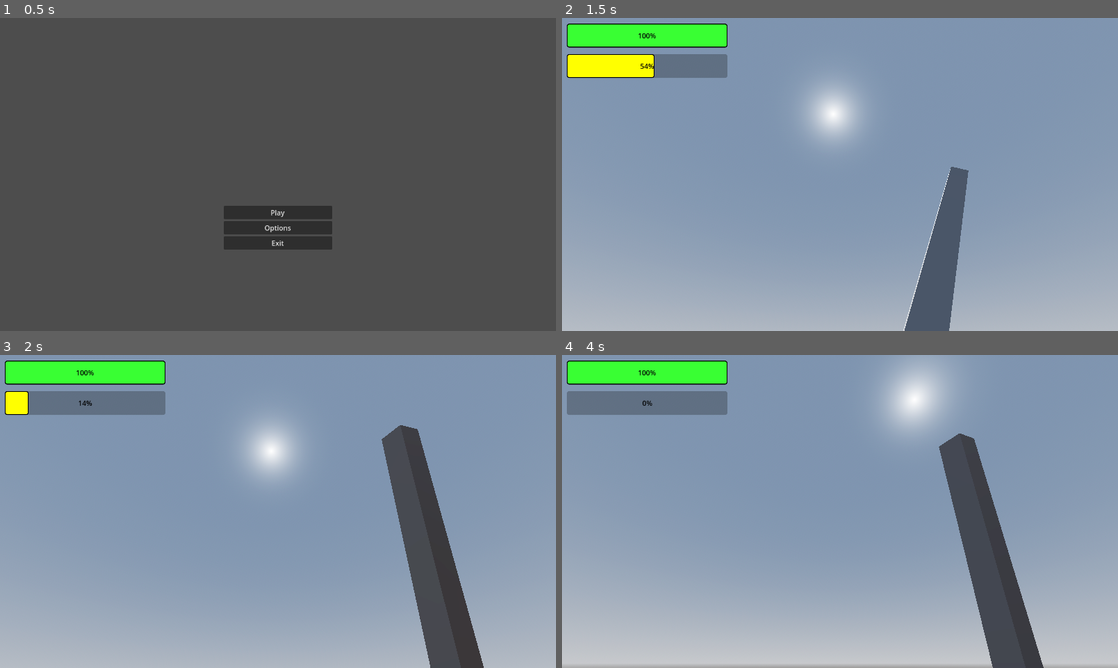
Above: before the commit, frames 1-4 (two rows, left to right).
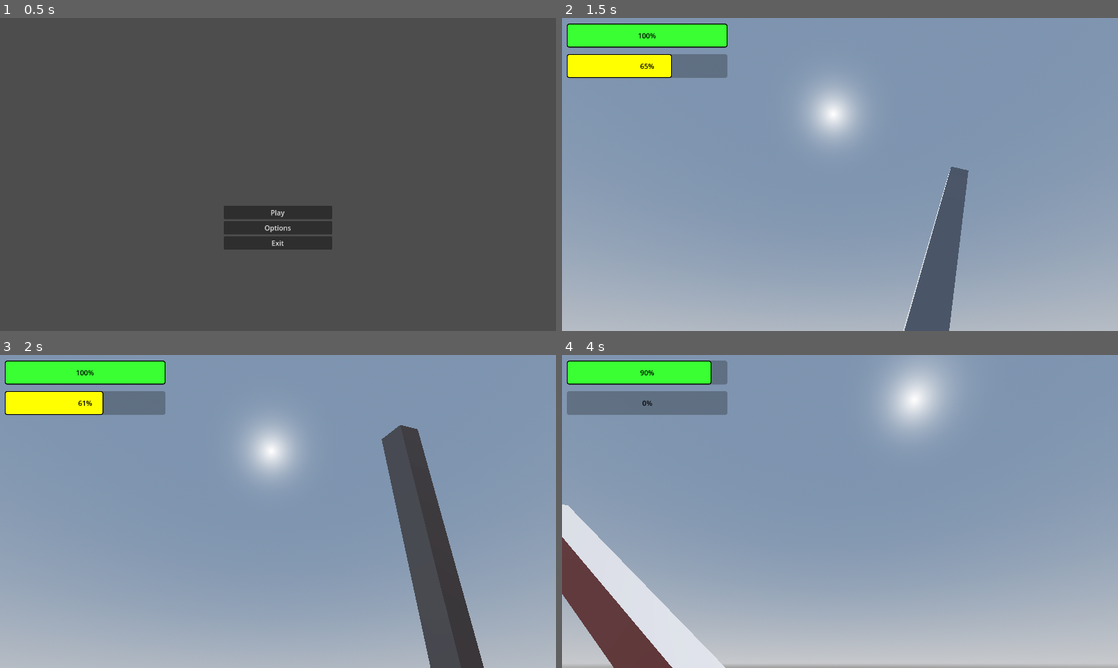
Above: after the commit, the same moments.

Repository: BlackOwlHU/ProjectParry
Game: Godot game, scene res://scenes/menu.tscn
Two runs of this game, one before a commit and one after it. Both use one fixed random seed, a clock stepped at 60 frames per second and the inputs below.
Inputs (mouse positions are in pixels of both pictures, inside the frame that each line leads up to):
- Up to frame 1 (0.5 s): no input
- Up to frame 2 (1.5 s): click "Play" at 0.5 s; tap Enter (ui_accept) at 1.25 s; move the mouse to (867, 174) at 1.27 s; hold W (Forward) from 1.28 s (still down); hold Shift (Sprint) from 1.28 s (still down); click (867, 174) at 1.35 s
- Up to frame 3 (2 s): keep holding W (Forward); keep holding Shift (Sprint); tap Enter (ui_accept) at 1.52, 1.82 s
- Up to frame 4 (4 s): keep holding W (Forward); move the mouse to (812, 511) at 2.02 s; release Shift (Sprint) at 2.03 s; tap Shift (Sprint) at 2.1, 3.8 s; tap Enter (ui_accept) at 2.27, 2.3, 2.57, 2.85, 3.77 s; move the mouse to (851, 505) at 2.77 s; click (851, 505) at 3.05 s; move the mouse to (834, 517) at 3.52 s; click (834, 517) at 3.6 s

Frame 1 is identical in both runs. In frame 2, 0.3% of the frame differs, in the area x 14-20%, y 11-20%; in frame 3, 1.0%; in frame 4, 13%, in the area x 0-87%, y 1-100%.

Commit message:
a0.12
Fixed infinite stamina issue, enemy attack now do damage and when player die it restarting the current scene.

Diff:
--- a/characters/basic_sword_enemy.tscn
+++ b/characters/basic_sword_enemy.tscn
@@ -1,11 +1,11 @@
-[gd_scene load_steps=13 format=3 uid="uid://dft7wol7r165i"]
+[gd_scene load_steps=15 format=3 uid="uid://dft7wol7r165i"]
 
 [ext_resource type="Script" path="res://scripts/basic_sword_enemy.gd" id="1_s758i"]
 
 [sub_resource type="CapsuleShape3D" id="CapsuleShape3D_ulxrb"]
 
 [sub_resource type="BoxShape3D" id="BoxShape3D_cgwlm"]
-size = Vector3(1.6275, 1.84375, 2.89502)
+size = Vector3(1.80338, 1.84375, 2.33765)
 
 [sub_resource type="StandardMaterial3D" id="StandardMaterial3D_f2d5s"]
 albedo_color = Color(1, 0.151344, 0.108333, 1)
@@ -85,7 +85,41 @@
 "simple attack": SubResource("Animation_iktv8")
 }
 
+[sub_resource type="Animation" id="Animation_l0lfs"]
+length = 2.0
+loop_mode = 1
+tracks/0/type = "value"
+tracks/0/imported = false
+tracks/0/enabled = true
+tracks/0/path = NodePath("Right_Arm/Sword:position")
+tracks/0/interp = 1
+tracks/0/loop_wrap = true
+tracks/0/keys = {
+"times": PackedFloat32Array(0, 0.5, 1, 1.5, 2),
+"transitions": PackedFloat32Array(1, 1, 1, 1, 1),
+"update": 0,
+"values": [Vector3(0.597335, 1.01587, -0.424653), Vector3(0.597335, 1.01587, -0.45719), Vector3(0.597335, 1.01587, -0.404258), Vector3(0.597335, 1.04914, -0.414456), Vector3(0.597335, 1.01587, -0.424653)]
+}
+tracks/1/type = "value"
+tracks/1/imported = false
+tracks/1/enabled = true
+tracks/1/path = NodePath("Right_Arm/Sword:rotation")
+tracks/1/interp = 1
+tracks/1/loop_wrap = true
+tracks/1/keys = {
+"times": PackedFloat32Array(0, 0.5, 1, 1.5, 2),
+"transitions": PackedFloat32Array(1, 1, 1, 1, 1),
+"update": 0,
+"values": [Vector3(0, 0, 0), Vector3(-0.108874, 0, 0), Vector3(-0.0149342, 0, 0), Vector3(-0.0888344, 0, 0), Vector3(0, 0, 0)]
+}
+
 [sub_resource type="AnimationLibrary" id="AnimationLibrary_7mteq"]
+_data = {
+"idle": SubResource("Animation_l0lfs")
+}
+
+[sub_resource type="AnimationNodeStateMachine" id="AnimationNodeStateMachine_oxujm"]
+states/Start/position = Vector2(565, 100)
 
 [node name="Basic_Sword_Enemy" type="CharacterBody3D" groups=["enemy"]]
 transform = Transform3D(1, 0, 0, 0, 1, 0, 0, 0, 1, 0, 1, 0)
@@ -100,7 +134,7 @@
 [node name="AttackRange" type="Area3D" parent="."]
 
 [node name="CollisionShape3D" type="CollisionShape3D" parent="AttackRange"]
-transform = Transform3D(1, 0, 0, 0, 1, 0, 0, 0, 1, 0.0271912, 0.421875, -0.94751)
+transform = Transform3D(1, 0, 0, 0, 1, 0, 0, 0, 1, 0.0829816, 0.421875, -0.668823)
 shape = SubResource("BoxShape3D_cgwlm")
 
 [node name="Area3D" type="Area3D" parent="."]
@@ -117,9 +151,10 @@
 transform = Transform3D(1, 0, 0, 0, 1, 0, 0, 0, 1, 0.597335, 1.01587, -0.424653)
 mesh = SubResource("BoxMesh_aafqo")
 
-[node name="Area3D" type="Area3D" parent="Right_Arm/Sword"]
+[node name="SwordArea" type="Area3D" parent="Right_Arm/Sword"]
+monitorable = false
 
-[node name="SwordCollison" type="CollisionShape3D" parent="Right_Arm/Sword/Area3D"]
+[node name="SwordCollison" type="CollisionShape3D" parent="Right_Arm/Sword/SwordArea"]
 transform = Transform3D(1.1, 0, 0, 0, 1.1, 0, 0, 0, 1.1, 0, 0, 0)
 shape = SubResource("ConvexPolygonShape3D_8ugw7")
 
@@ -136,8 +171,19 @@
 "Enemy Movements": SubResource("AnimationLibrary_7mteq")
 }
 
+[node name="AnimationTree" type="AnimationTree" parent="."]
+tree_root = SubResource("AnimationNodeStateMachine_oxujm")
+
+[node name="BetweenAttacks" type="Timer" parent="."]
+process_callback = 0
+wait_time = 2.0
+autostart = true
+
 [connection signal="body_entered" from="AttackRange" to="." method="_on_attack_range_body_entered"]
 [connection signal="body_exited" from="AttackRange" to="." method="_on_attack_range_body_exited"]
 [connection signal="area_entered" from="Area3D" to="." method="_on_area_3d_area_entered"]
+[connection signal="area_entered" from="Right_Arm/Sword/SwordArea" to="." method="_on_sword_area_area_entered"]
 [connection signal="target_reached" from="NavigationAgent3D" to="." method="_on_navigation_agent_3d_target_reached"]
 [connection signal="timeout" from="Timer" to="." method="_on_timer_timeout"]
+[connection signal="animation_finished" from="AnimationPlayer" to="." method="_on_animation_player_animation_finished"]
+[connection signal="timeout" from="BetweenAttacks" to="." method="_on_between_attacks_timeout"]
--- a/characters/player.gd
+++ b/characters/player.gd
@@ -4,9 +4,10 @@
 @export var SPEED = 5.0
 @export var player_health = 100
 @export var player_stamina = 100
-var ready_to_run = true
+var ready_to_run : bool = true
 @export var stamina_max = 100
 var stamina_current = player_stamina
+var got_hit : bool = false
 @export var JUMP_VELOCITY = 6
 @export var MOUSE_SENSITIVITY : float = 0.5
 @export var TILT_LOWER_LIMIT := deg_to_rad(-90.0)
@@ -28,12 +29,6 @@
 var _camera_rotation : Vector3
 
 func _input(event):
-	if Input.is_action_pressed("Sprint"):
-		SPEED = 10
-
-	if Input.is_action_just_released("Sprint"):
-		SPEED = 5.0
-
 	if event.is_action_pressed("Exit"):
 		get_tree().quit()
 
@@ -83,19 +78,23 @@
 	anim_player.play("idle")
 
 func _physics_process(delta: float) -> void:
+	if player_health <= 0:
+		get_tree().reload_current_scene()
 	hud.health_update(player_health)
 	hud.stamina_update(stamina_current)
 
-	if Input.is_action_pressed("Sprint") and stamina_current > 0 and ready_to_run:
+	if Input.is_action_pressed("Sprint") and stamina_current > 0 and ready_to_run and is_on_floor():
 		stamina_current -= 1
 		timer.start()
 		SPEED = 10
-	elif !Input.is_action_pressed("Sprint") and stamina_current < player_stamina and  timer.is_stopped():
-		stamina_current += 1
+	elif !Input.is_action_pressed("Sprint") and !Input.is_action_just_pressed("ui_accept") and !Input.is_action_just_pressed("Attack") and stamina_current < player_stamina and  timer.is_stopped():
+		stamina_current += 0.75
 		if stamina_current > player_stamina:
 			stamina_current = player_stamina
 		if stamina_current == player_stamina:
 			ready_to_run = true
+	elif stamina_current > 0:
+		ready_to_run = true
 	elif stamina_current <= 0:
 		ready_to_run = false
 	if Input.is_action_just_released("Sprint") or stamina_current <= 0:
@@ -108,7 +107,7 @@
 	_update_camera(delta)
 
 	# Handle jump.
-	if Input.is_action_just_pressed("ui_accept") and is_on_floor() and stamina_current >= 10:
+	if Input.is_action_just_pressed("ui_accept") and is_on_floor() and stamina_current >= 10 and !Input.is_action_just_pressed("Sprint"):
 		stamina_current -= 10
 		timer.start()
 		velocity.y = JUMP_VELOCITY
@@ -135,3 +134,6 @@
 		anim_player.play("idle")
 		weapon_hitbox.monitoring = false
 		hitbox_collision.disabled = true
+
+func get_damage(damage):
+	player_health -= damage
--- a/characters/player.tscn
+++ b/characters/player.tscn
@@ -11,6 +11,10 @@
 
 [sub_resource type="CapsuleMesh" id="CapsuleMesh_kx678"]
 material = SubResource("StandardMaterial3D_th864")
+
+[sub_resource type="CapsuleShape3D" id="CapsuleShape3D_k5igd"]
+radius = 0.4
+height = 1.8
 
 [sub_resource type="BoxMesh" id="BoxMesh_0ntqj"]
 size = Vector3(1, 1.3, 1)
@@ -186,6 +190,12 @@
 mesh = SubResource("CapsuleMesh_kx678")
 skeleton = NodePath("../..")
 
+[node name="PlayerHitbox" type="Area3D" parent="."]
+
+[node name="CollisionShape3D" type="CollisionShape3D" parent="PlayerHitbox"]
+transform = Transform3D(1, 0, 0, 0, 1, 0, 0, 0, 1, 0, 1.08649, 0)
+shape = SubResource("CapsuleShape3D_k5igd")
+
 [node name="CameraController" type="Node3D" parent="."]
 transform = Transform3D(1, 0, 0, 0, 1, 0, 0, 0, 1, 0, 1.5, 0)
 
--- a/project.godot
+++ b/project.godot
@@ -38,6 +38,7 @@
 
 Player=""
 hud=""
+enemy=""
 
 [input]
 
@@ -87,6 +88,10 @@
 ]
 }
 
+[physics]
+
+3d/run_on_separate_thread=true
+
 [rendering]
 
 anti_aliasing/quality/msaa_3d=1
--- a/scripts/basic_sword_enemy.gd
+++ b/scripts/basic_sword_enemy.gd
@@ -9,17 +9,19 @@
 @onready var pos = $Position
 @onready var BodyCollison = $BodyCollison
 @onready var DamageRegister = $Area3D/DamageRegister
-@onready var SwordCollison = $Right_Arm/Sword/Area3D/SwordCollison
+@onready var SwordCollison = $Right_Arm/Sword/SwordArea/SwordCollison
 @onready var EnemyBody = $EnemyBody
 @onready var Sword = $Right_Arm/Sword
 @onready var Hitbox = $Area3D
 @onready var anim_player = $AnimationPlayer
 @onready var AttackRange = $AttackRange
+@onready var BetweenAttacks = $BetweenAttacks
 
-var enemy_health = 100
+var is_enemy_in_range : bool = false
+@export var enemy_health = 100
 
 func _ready():
-	anim_player.play("RESET")
+	anim_player.play("Enemy Movements/idle")
 	#nav_agent.path_changed.connect(func():print("path changed"))
 	#call_deferred("actor_setup")
 #
@@ -76,9 +78,25 @@
 
 
 func _on_attack_range_body_entered(body: Node3D) -> void:
-	if body.is_in_group('Player'):
+	if body.is_in_group("Player"):
+		is_enemy_in_range = true
+
+func _on_attack_range_body_exited(body: Node3D) -> void:
+	if body.is_in_group("Player"):
+		is_enemy_in_range = false
+
+func _on_between_attacks_timeout() -> void:
+	$Right_Arm/Sword/SwordArea.set_deferred("monitorable", true)
+	SwordCollison.set_deferred("disabled", false)
+	if is_enemy_in_range:
 		anim_player.play("Enemy Attacks/simple attack")
 
-func _on_attack_range_body_exited(body: Node3D) -> void:
-		if body.is_in_group('Player'):
-			anim_player.play("RESET")
+func _on_animation_player_animation_finished(anim_name: StringName) -> void:
+	if anim_name == "Enemy Attacks/simple attack":
+		anim_player.play("Enemy Movements/idle")
+
+func _on_sword_area_area_entered(area: Area3D) -> void:
+	if area.owner is Player:
+		get_tree().call_group("Player", "get_damage", Enemy_Damage)
+		SwordCollison.set_deferred("disabled", true)
+		$Right_Arm/Sword/SwordArea.set_deferred("monitorable", false)
Not shown: 1 places in characters/player.tscn that only renumber resources
